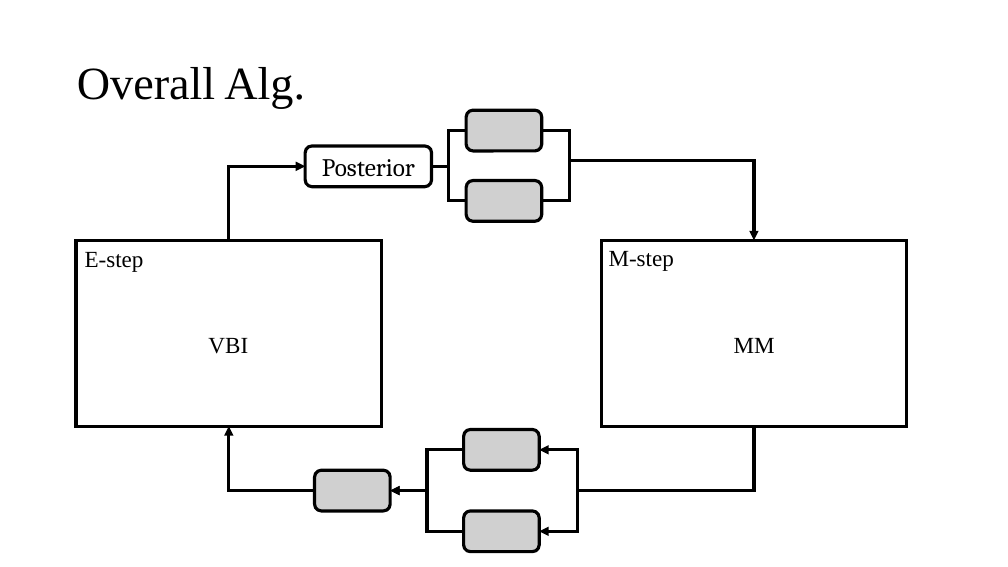
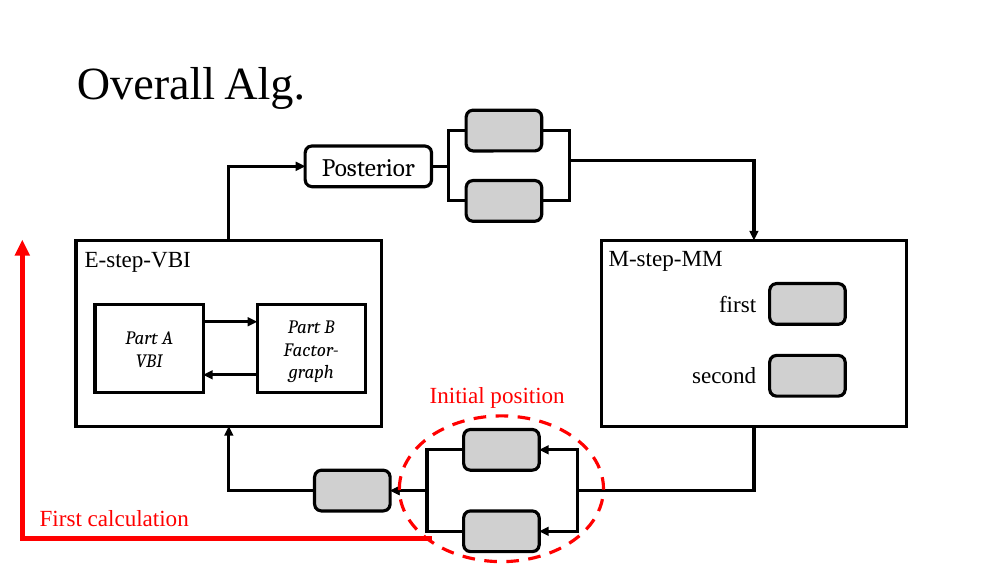
Before and after one commit to Brook1711/RIS-Angular-Domain, a slide deck: slide 29 of doc/RIS-angular-domain组会汇报.pptx. Drawn at 1008x567 pixels with LibreOffice and Linux fonts; fonts in the diff are those of the drawing; grey boxes stand for pictures. Boxes give left, top, right and bottom in pixels: in the first picture for what was removed or moved away, otherwise in the second. Text is boxed around its words. In the diff, an @@ line names an element or a change of style, - is before the commit and + after.

```diff
--- a/doc/RIS-angular-domain组会汇报.pptx
+++ b/doc/RIS-angular-domain组会汇报.pptx
@@ elbow arrow added from (430, 541) to (23, 240), #FF0000 5 pt @@
@@ text at box(85, 252, 191, 272): text changed @@
-E-step
+E-step-VBI
@@ text at box(609, 251, 723, 271): text changed @@
-M-step
+M-step-MM
@@ text added at box(719, 295, 756, 313), 22 pt, text #000000 @@
+first
@@ picture added at box(770, 284, 845, 324) @@
@@ rectangle added at box(95, 305, 203, 392), fill #FFFFFF, outline #000000 3 pt, 18 pt, text #000000, italic @@
+Part A
+VBI
@@ arrow added from (203, 322) to (257, 322), #000000 3 pt @@
@@ rectangle added at box(257, 305, 365, 392), fill #FFFFFF, outline #000000 3 pt, 18 pt, text #000000, italic @@
+Part B
+Factor-graph
@@ text removed at box(208, 338, 248, 354) @@
-VBI
@@ text removed at box(734, 338, 775, 353) @@
-MM
@@ picture added at box(770, 355, 845, 396) @@
@@ arrow added from (257, 375) to (203, 375), #000000 3 pt @@
@@ text added at box(430, 387, 564, 408), 22 pt, text #FF0000 @@
+Initial position
@@ text added at box(692, 367, 756, 384), 22 pt, text #000000 @@
+second
@@ ellipse added at box(399, 416, 603, 562), outline #FF0000 3 pt dashed @@
@@ text added at box(40, 510, 189, 527), 22 pt, text #FF0000 @@
+First calculation
```
Also in this commit, not shown: 1 other slide changed, 1 other file.
